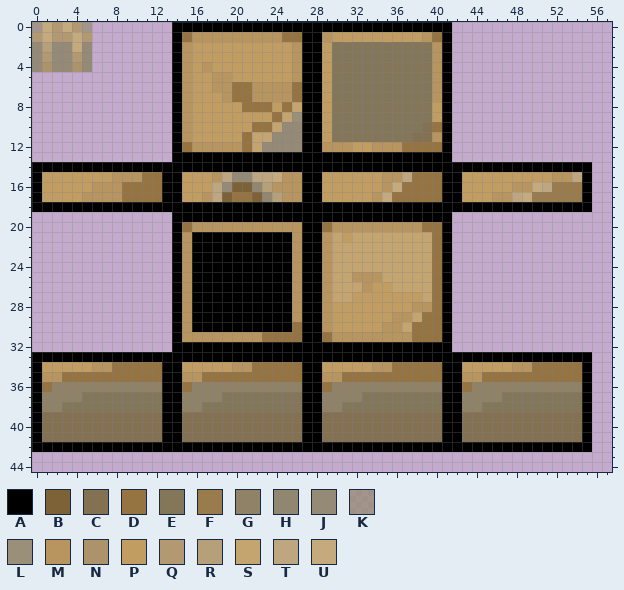
A pixel-art sprite gets an edit: src/main/resources/assets/metachests/textures/metachest.png. The first picture shows the starting point.
The file is 64x64 pixels. Colours within 5 levels of each other are drawn and written as one. Shown: x 0..57, y 0..44.
Palette (. is transparent): A #000000  B #7e6237  C #847152  D #967441  E #847659  F #9a7b4c  G #908267  H #918670  J #948a76  K #978c75bd  L #9a8f78  M #b8945f  N #ad936c  P #c29d62  Q #b39972  R #b6a079  S #c5a56f  T #bea780  U #c5aa7e
The same view after the edit:
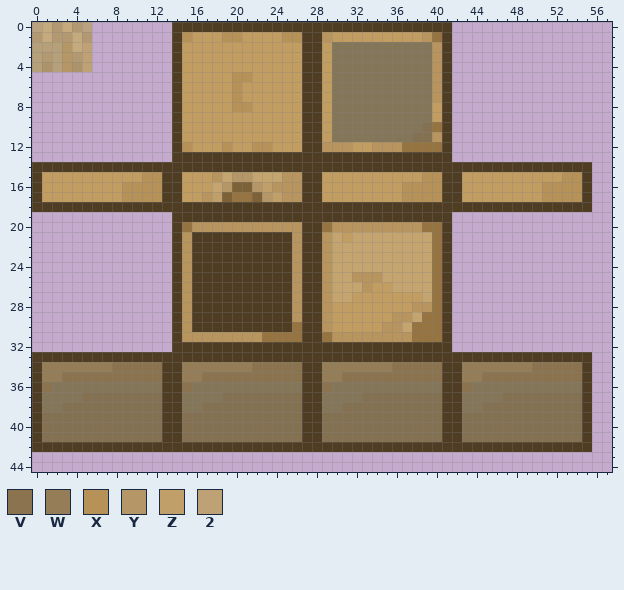
Colours new in this view: V #8a734e  W #957e57  X #b69259  Y #b49667  Z #c09f69  2 #bea276
The commit says: update texture and some cleanups.
Difference:
colour A: #000000 -> #4f3d23
colour K: #978c75bd -> #b9a179ef
Changed rows in their new state; - is a pixel that keeps its letter.
first column x 0:
 1 ---------------XPPPXXPPPPXX----------------------------
 2 R-RY-2---------P----------P----------------------------
 3 R-RY-2---------P----------P----------------------------
 4 R-RY-2---------P-P--------P----------------------------
 5 ---------------P--PPXX----P----------------------------
 6 ---------------P--PPXPPPPPP----------------------------
 7 ---------------P---PXPPPPPP----------------------------
 8 ---------------P----XXPP-PP----------------------------
 9 ---------------P--------PPP----------------------------
10 ---------------P------PPPPP----------------------------
11 ---------------P-----PPPPPP----------------------------
12 ---------------XPPPXPPXXPPP----------------------------
15 --------PPPXX------SYYSSS----------PPPPXX-----------PXX
16 ------PPPXXXX-----SY--YZ-----------PPXXXX-------PPPXXXX
17 -----PPPPXXXX-----Z----YZ---------PPPXXXX-----PPPPPXXXX
first column x 1:
34 WWWWWWWVVVVV--WWWWWWWVVVVV--WWWWWWWVVVVV--WWWWWWWVVVVV
35 WWVVVVVVVVVV--WWVVVVVVVVVV--WWVVVVVVVVVV--WWVVVVVVVVVV
36 VEEEEEEEEEEE--VEEEEEEEEEEE--VEEEEEEEEEEE--VEEEEEEEEEEE
37 EEEECCCCCCCC--EEEECCCCCCCC--EEEECCCCCCCC--EEEECCCCCCCC
38 EECCCCCCCCCC--EECCCCCCCCCC--EECCCCCCCCCC--EECCCCCCCCCC
Where, in picture pixels (left, top, right, bottom), the same in both pictures:
changed: (32, 22, 592, 452)
